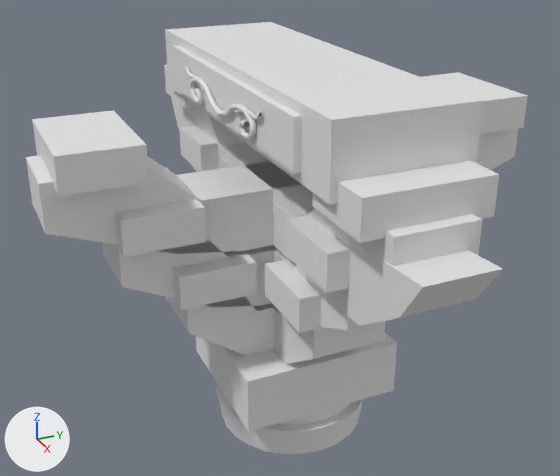
The glTF model B09_檐下斗栱/B09.glb: old version first, new version second.
Before and after are seen from a camera (50 mm lens) standing at (2.51, -1.18, 2.08) and looking at (-0.04, -0.03, 0.81). Lighting does not change. The marker at lower left points along +X, +Y and +Z. The picture after the commit comes second. Materials are left out; every surface is plain grey. Where no turn or scale is listed for an object, it has been applied to the vertices. Vertices at exactly the same position are counted once.

Objects in the first picture: 'CantileverAndSeat_gold', 'CantileverAndSeat_heartwood', 'CantileverAndSeat_lacquer', 'CantileverAndSeat_teal', 'ColumnCap_bronze', 'ColumnCap_stone', 'StackedArms_heartwood', 'StackedArms_lacquer', 'StackedArms_walnut'.
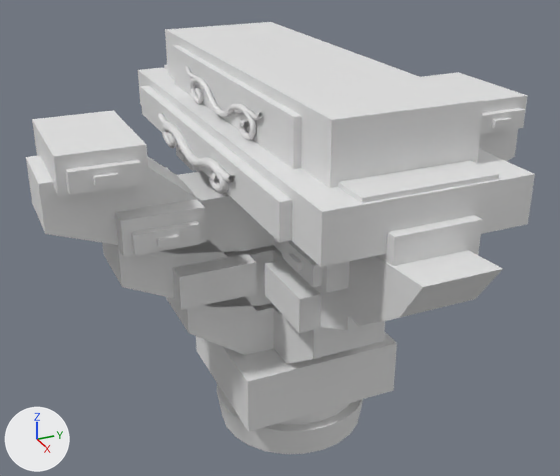
Changed parts and their boxes [x1, y1, x2, y2] in the pictures (560 x 476 px):
'StackedArms_walnut', reshaped: before [196, 332, 397, 432]; after [138, 67, 535, 432]
'StackedArms_teal', added: after [65, 86, 525, 287]
'StackedArms_bronze', added: after [93, 114, 511, 271]
part 1 of me_mesh_2, added: after [138, 67, 535, 267]

What changed in the scene script:
```text
Change me_mesh_2:
    used by ob_stackedarms_walnut; location = (0.0, 0.0, 0.0)
    remove me_mesh_2.from_pydata(...)  # 8 vertices, 12 faces; spans x -0.305..0.305, y -0.319..0.319, z 0.2..0.427
    add me_mesh_2.from_pydata(...)  # 16 vertices, 24 faces; spans x -0.902..0.902, y -0.341..0.341, z 0.2..1.329
    me_mesh_2 part 1: a new loose piece, a box spanning x -0.902..0.902, y -0.341..0.341, z 1.173..1.329
Add me_mesh_6_1:
    me_mesh_6_1.from_pydata(...)  # 381 vertices, 688 faces; spans x -0.79..0.79, y -0.79..0.79, z 1.01..1.28
Add me_mesh_5_1:
    me_mesh_5_1.from_pydata(...)  # 72 vertices, 108 faces; spans x -0.86..0.86, y -0.86..0.86, z 0.98..1.3
Add ob_stackedarms_bronze:
    ob_stackedarms_bronze = bpy.data.objects.new('StackedArms_bronze', me_mesh_6_1)
    ob_stackedarms_bronze.location = (0.0, 0.0, 0.0)
Add ob_stackedarms_teal:
    ob_stackedarms_teal = bpy.data.objects.new('StackedArms_teal', me_mesh_5_1)
    ob_stackedarms_teal.location = (0.0, 0.0, 0.0)
```
